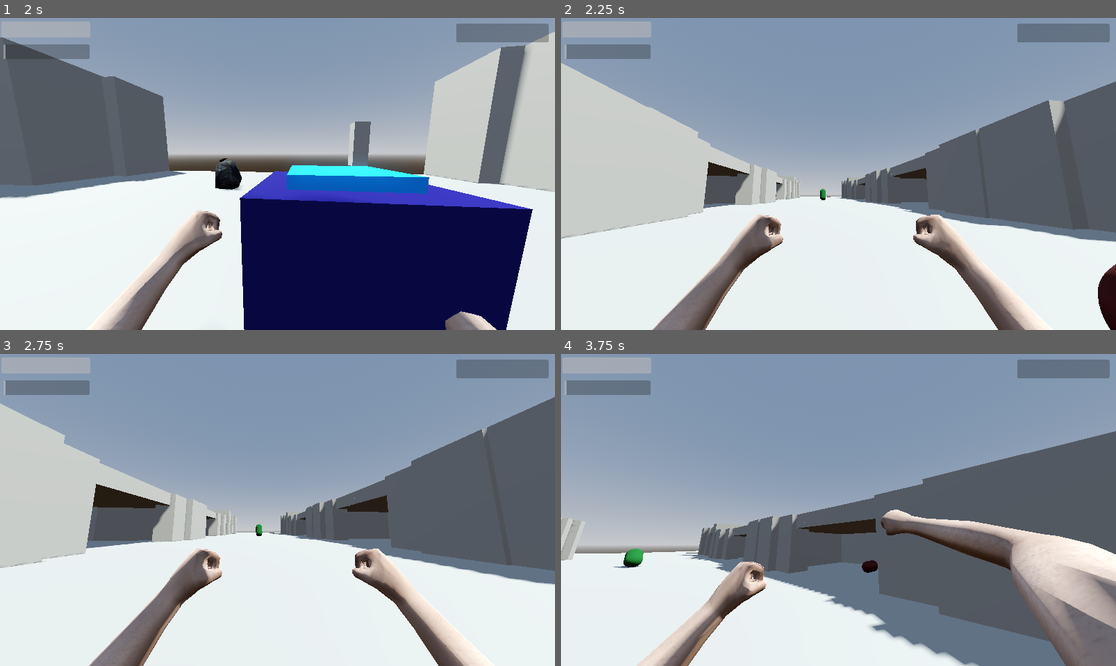
Above: before the commit, frames 1-4 (two rows, left to right).
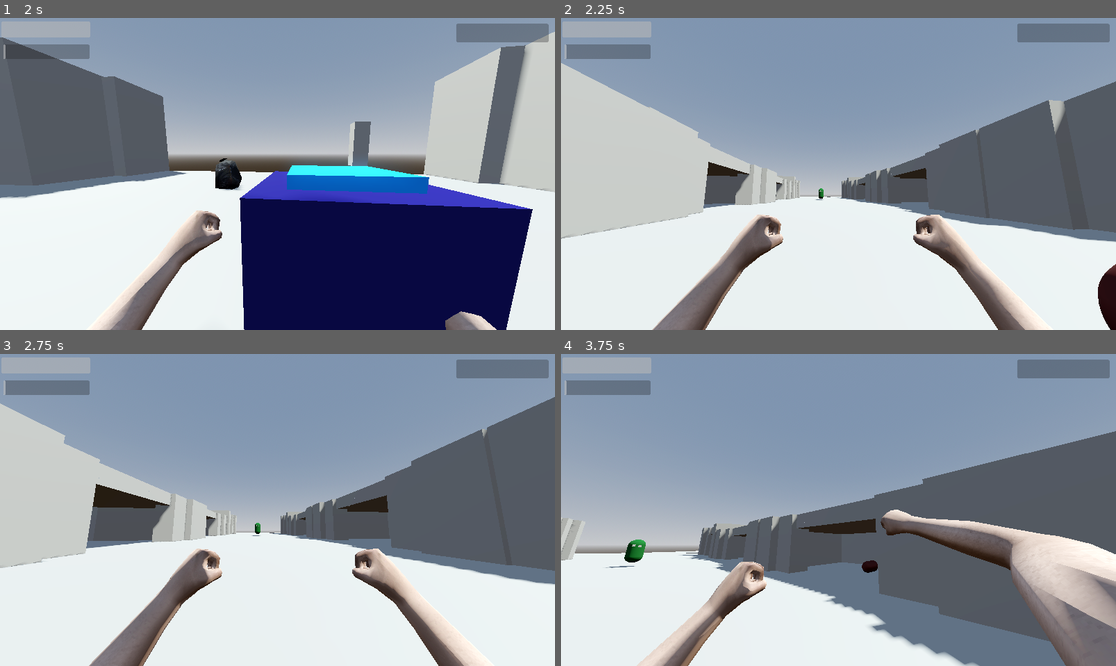
Above: after the commit, the same moments.

Repository: lungcollapser/record
Game: Godot game, scene res://scenes/world.tscn
Two runs of this game, one before a commit and one after it. Both use one fixed random seed, a clock stepped at 60 frames per second and the inputs below.
Inputs (mouse positions are in pixels of both pictures, inside the frame that each line leads up to):
- Up to frame 1 (2 s): tap Enter (ui_accept) at 0.5, 0.77, 1.52 s; move the mouse to (271, 180) at 0.52 s; hold Ctrl (crouch) 0.53-1.28 s; hold W (forward) from 0.53 s (still down); move the mouse to (316, 177) at 1.27 s; tap T (dropreceptacle) at 1.35 s
- Up to frame 2 (2.25 s): keep holding W (forward); move the mouse to (794, 170) at 2.02 s; tap E (interact) at 2.1 s
- Up to frame 3 (2.75 s): keep holding W (forward)
- Up to frame 4 (3.75 s): move the mouse to (844, 510) at 2.77 s; release W (forward) at 2.78 s; hold A (left) 2.78-3.53 s; click (844, 510) at 2.85 s; tap Enter (ui_accept) at 3.02 s; move the mouse to (816, 503) at 3.52 s; hold W (forward) from 3.53 s (still down); right-click (816, 503) at 3.6 s

Frame 1 is identical in both runs. In frame 2, less than 0.1% of the frame differs, in the area x 45-48%, y 54-59%; in frame 3, less than 0.1%; in frame 4, 0.3%, in the area x 8-16%, y 59-69%.

Commit message:
enemy fixes

Diff:
--- a/scenes/world.tscn
+++ b/scenes/world.tscn
@@ -331,7 +331,7 @@
 shape = SubResource("WorldBoundaryShape3D_6inlm")
 
 [node name="EnemyReturnOne" type="Marker3D" parent="NavigationRegion3D" groups=["pathing"]]
-transform = Transform3D(-0.998064, -0.0621982, 0, 0.0621982, -0.998064, 0, 0, 0, 1, -66.1421, 1.14266, 0)
+transform = Transform3D(-0.998064, -0.0621982, 0, 0.0621982, -0.998064, 0, 0, 0, 1, -66.1421, 0.847271, 0)
 
 [node name="EnemyReturnTwo" type="Marker3D" parent="NavigationRegion3D" groups=["pathing"]]
 transform = Transform3D(-0.998064, -0.0621982, 0, 0.0621982, -0.998064, 0, 0, 0, 1, -38.3856, 1.23213, 0)
--- a/scripts/enemy.gd
+++ b/scripts/enemy.gd
@@ -50,12 +50,8 @@
 	if target == null:
 		nav_agent.set_target_position(enemy_return_one.global_position)
 		look_at(enemy_return_one.global_position)
-		await get_tree().create_timer(10).timeout
-		nav_agent.set_target_position(enemy_return_two.global_position)
-		look_at(enemy_return_two.global_position)
-		await get_tree().create_timer(10).timeout
-		if enemy_look_position != Vector3.ZERO:
-			look_at(enemy_look_position)
+		if nav_agent.target_reached:
+			look_at(player.global_position)
 		move_and_collide(enemy_velocity)
 
 func enemy_dead_body_spawn():
